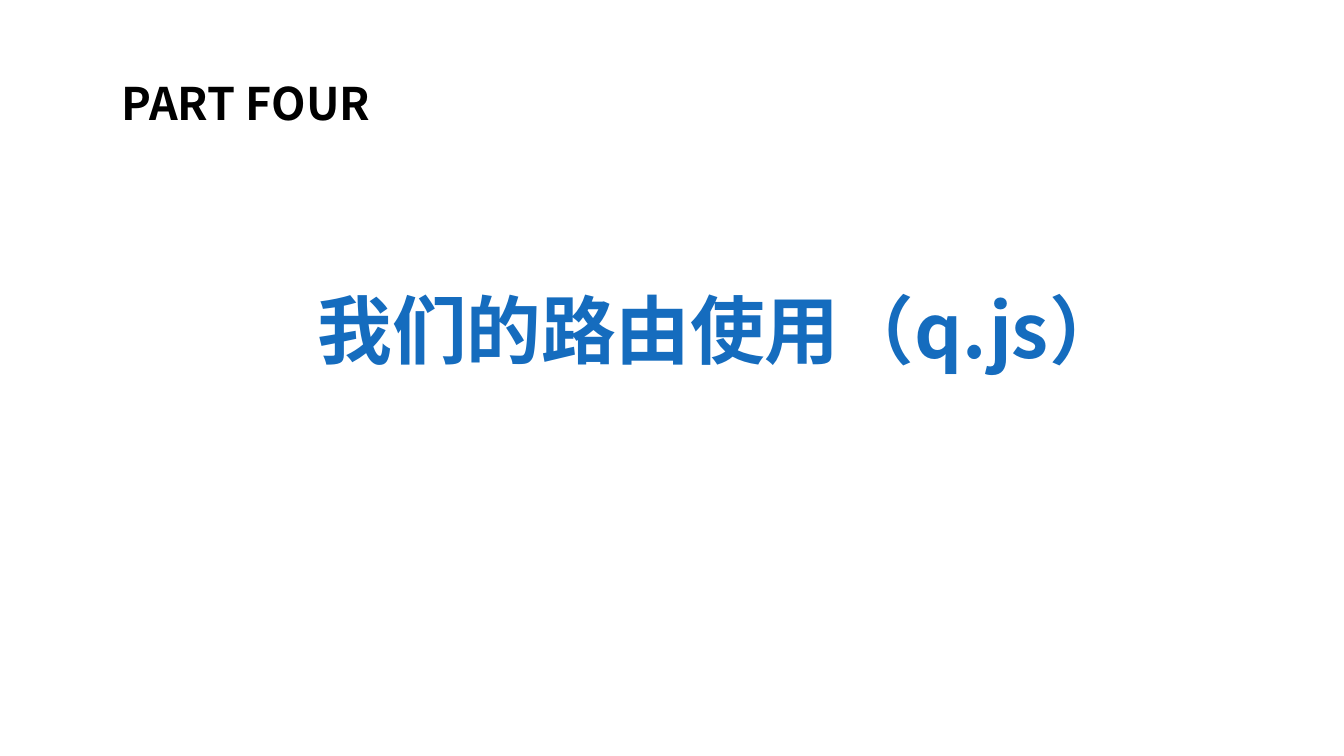
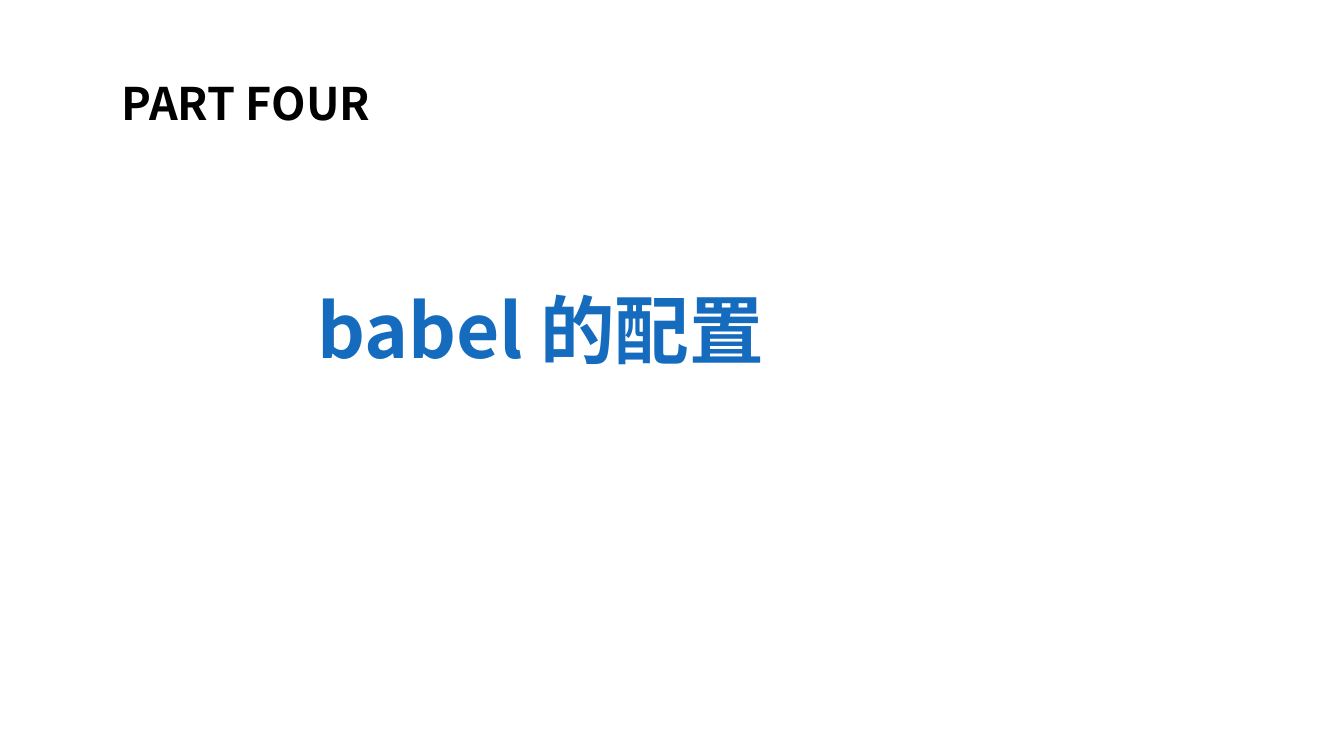
Before and after one commit to aYangLi/webpack-share, a slide deck: slide 14 of 20171208-李晨阳-Vue.js多页面项目Webpack配置方案.pptx. Drawn at 1344x756 pixels with LibreOffice and Linux fonts; fonts in the diff are those of the drawing; background and template pictures are left out. Boxes give left, top, right and bottom in pixels: in the first picture for what was removed or moved away, otherwise in the second. Text is boxed around its words. In the diff, an @@ line names an element or a change of style, - is before the commit and + after.

```diff
--- a/20171208-李晨阳-Vue.js多页面项目Webpack配置方案.pptx
+++ b/20171208-李晨阳-Vue.js多页面项目Webpack配置方案.pptx
@@ text at box(317, 294, 764, 365): text changed @@
-我们的路由使用（q.js）
+babel 的配置
```
Also in this commit, not shown: 1 other slide changed, 1 slide added, 5 slides removed.
